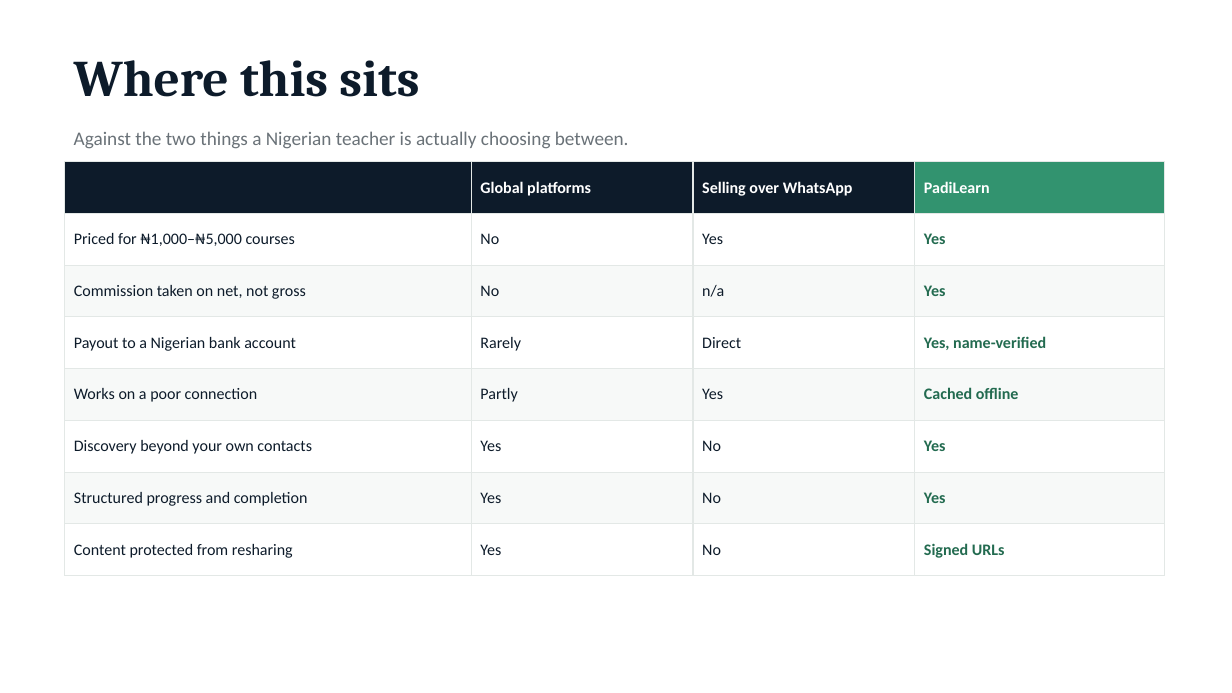
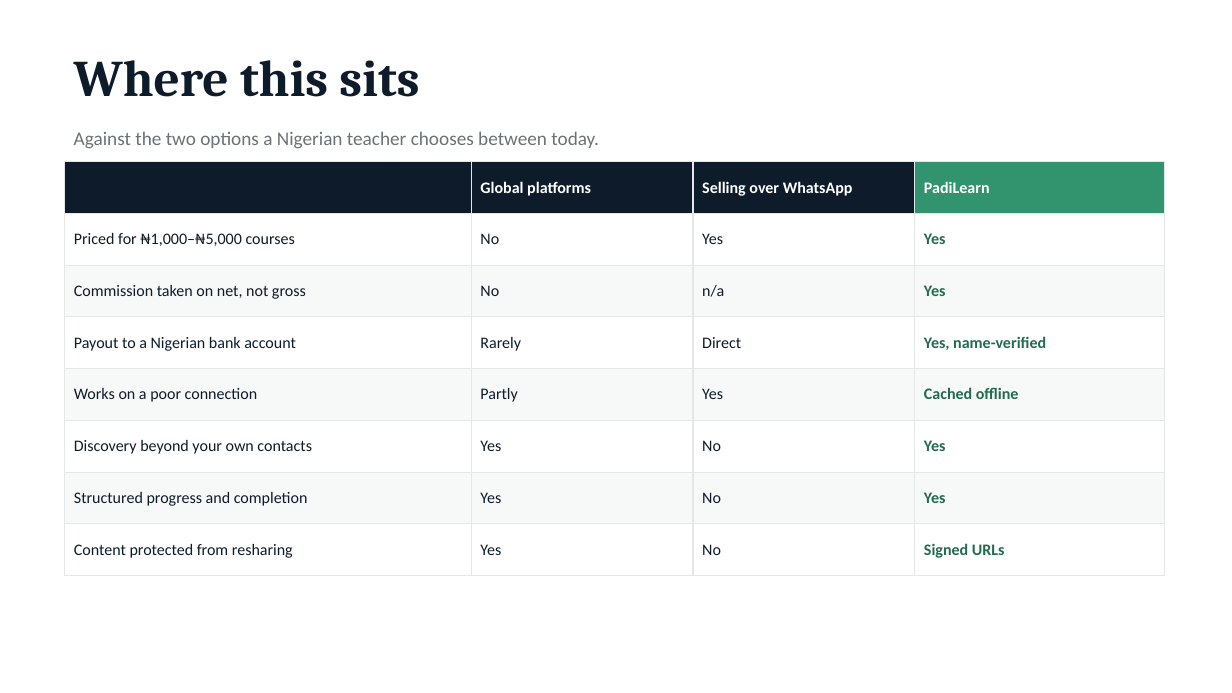
Before and after one commit to Usmandankama/padi_learn, a slide deck: slide 9 of docs/decks/PadiLearn-Product-and-Differentiation.pptx. Drawn at 1232x693 pixels with LibreOffice and Linux fonts; fonts in the diff are those of the drawing. Boxes give left, top, right and bottom in pixels: in the first picture for what was removed or moved away, otherwise in the second. Text is boxed around its words. In the diff, an @@ line names an element or a change of style, - is before the commit and + after.

```diff
--- a/docs/decks/PadiLearn-Product-and-Differentiation.pptx
+++ b/docs/decks/PadiLearn-Product-and-Differentiation.pptx
@@ text at bbox=[74, 131, 599, 149]: text changed @@
-Against the two things a Nigerian teacher is actually choosing between.
+Against the two options a Nigerian teacher chooses between today.
```
Also in this commit, not shown: 1 other slide changed, 2 other files.
